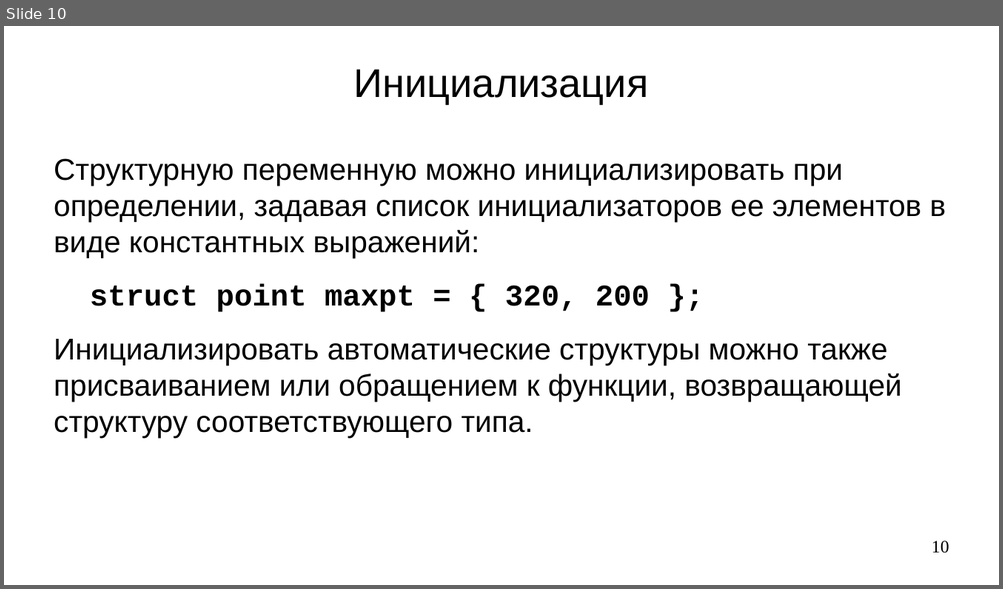
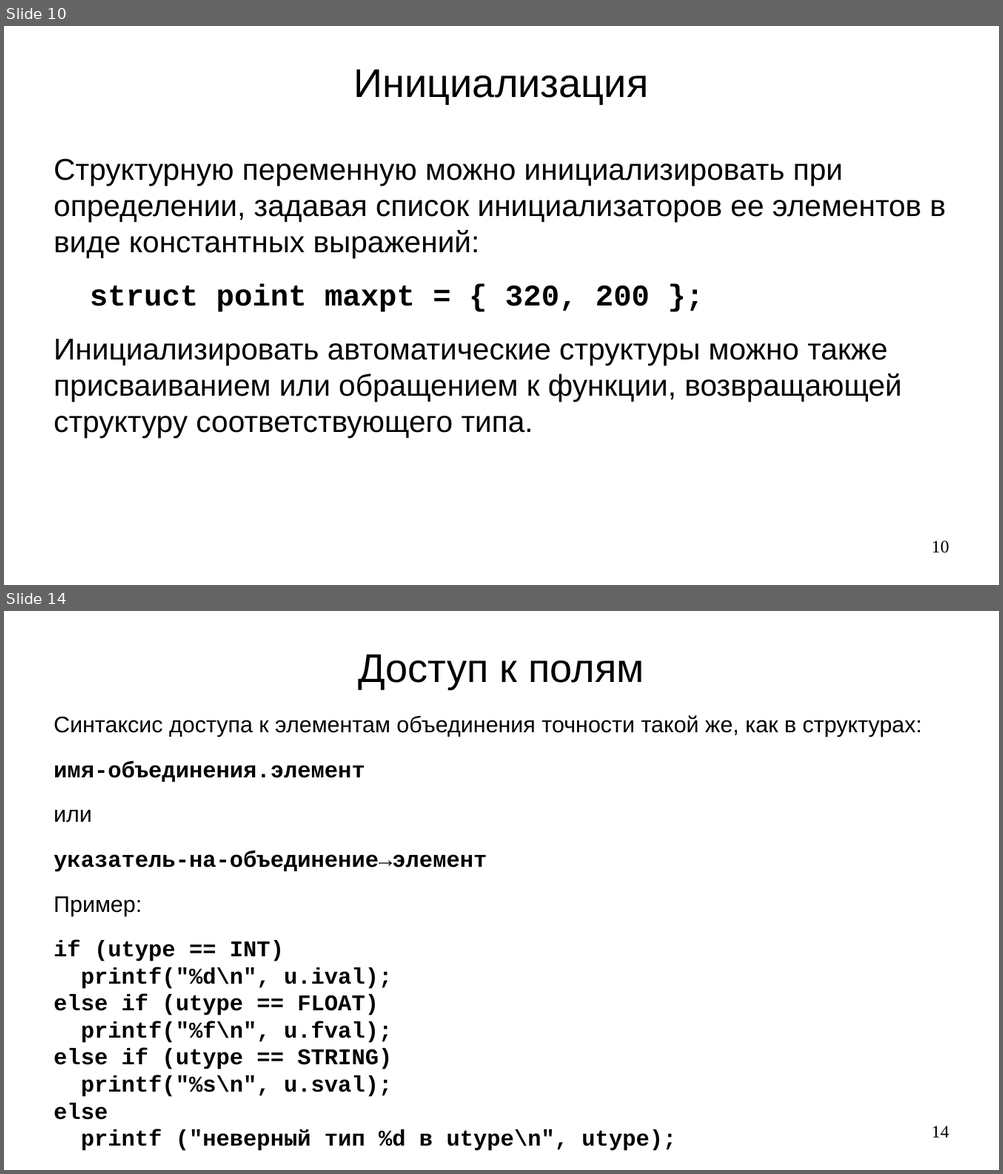
Before and after one commit to steelcraft/stud-lab, a slide deck: Лекции/CBCP01#L7.odp. Shown one above the other, each under a label of ours: slide 10 before the commit, slides 10 and 14 after it; the slides between them are not shown. The pictures are 1003x589 and 1003x1174 pixels, drawn with LibreOffice and Linux fonts; fonts in the diff are those of the drawing. Boxes give left, top, right and bottom in pixels: in the first picture for what was removed or moved away, otherwise in the second. Text is boxed around its words. In the diff, an @@ line names an element or a change of style, - is before the commit and + after.

```diff
--- a/Лекции/CBCP01#L7.odp
+++ b/Лекции/CBCP01#L7.odp
@@ slide 14 added at <box>4,611,999,1170</box>, background #FFFFFF @@
@@ title added at <box>358,654,643,689</box>, 32 pt, text #000000 @@
+Доступ к полям
@@ text added at <box>54,715,922,1151</box>, 18 pt, text #000000, bold @@
+Синтаксис доступа к элементам объединения точности такой же, как в структурах:
+имя-объединения.элемент
+или
+указатель-на-объединение→элемент
+Пример:
+if (utype == INT)
+printf("%d\n", u.ival);
+else if (utype == FLOAT)
+printf("%f\n", u.fval);
+else if (utype == STRING)
+printf("%s\n", u.sval);
+else
+printf ("неверный тип %d в utype\n", utype);
@@ page number added at <box>931,1126,949,1138</box>, 14 pt, text #000000 @@
+14
```
Also in this commit, not shown: 4 other slides added, 7 slides removed.
